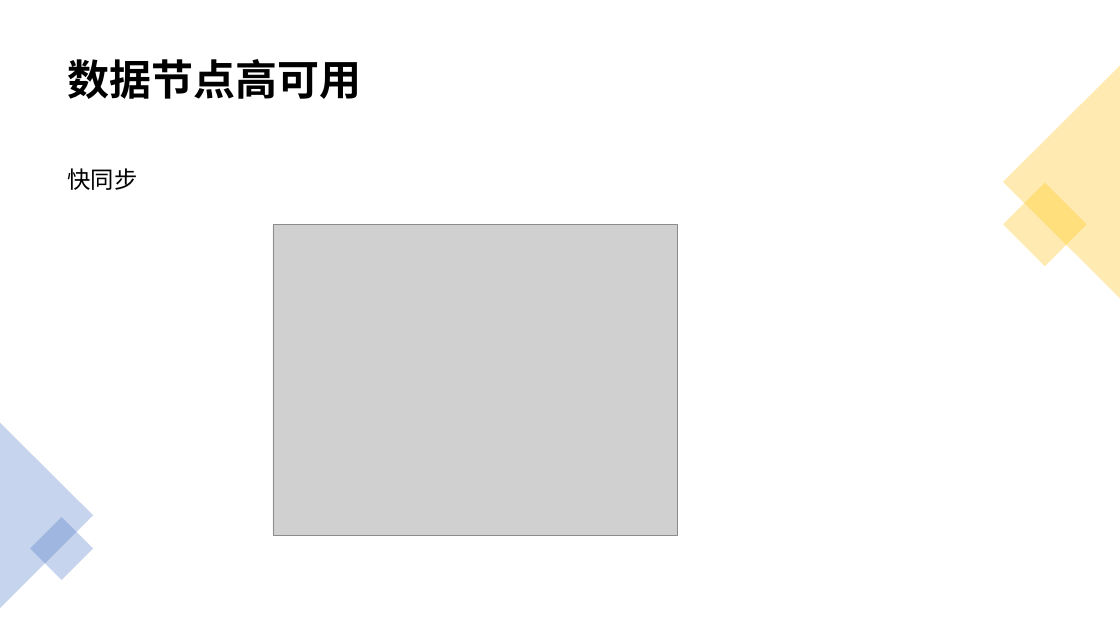
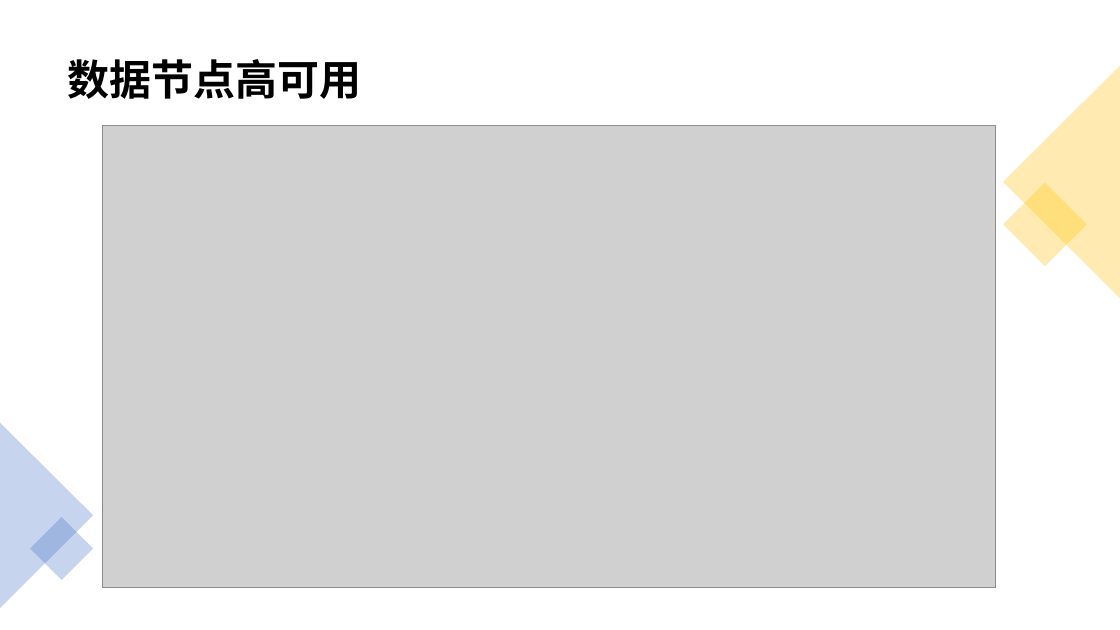
Before and after one commit to yedushusheng/mysql-learning, a slide deck: slide 23 of 28. OLTP/GoldenDB分布式数据库.pptx (slide 25 before the commit). Drawn at 1120x630 pixels with LibreOffice and Linux fonts; fonts in the diff are those of the drawing; grey boxes stand for pictures. Boxes give left, top, right and bottom in pixels: in the first picture for what was removed or moved away, otherwise in the second. Text is boxed around its words. In the diff, an @@ line names an element or a change of style, - is before the commit and + after.

```diff
--- a/28. OLTP/GoldenDB分布式数据库.pptx
+++ b/28. OLTP/GoldenDB分布式数据库.pptx
@@ picture added at <box>103,125,995,587</box> @@
@@ text removed at <box>67,168,137,190</box> @@
-快同步
@@ picture removed at <box>273,224,678,535</box> @@
```
Also in this commit, not shown: 7 other slides changed, 1 slide added, 1 slide removed.
